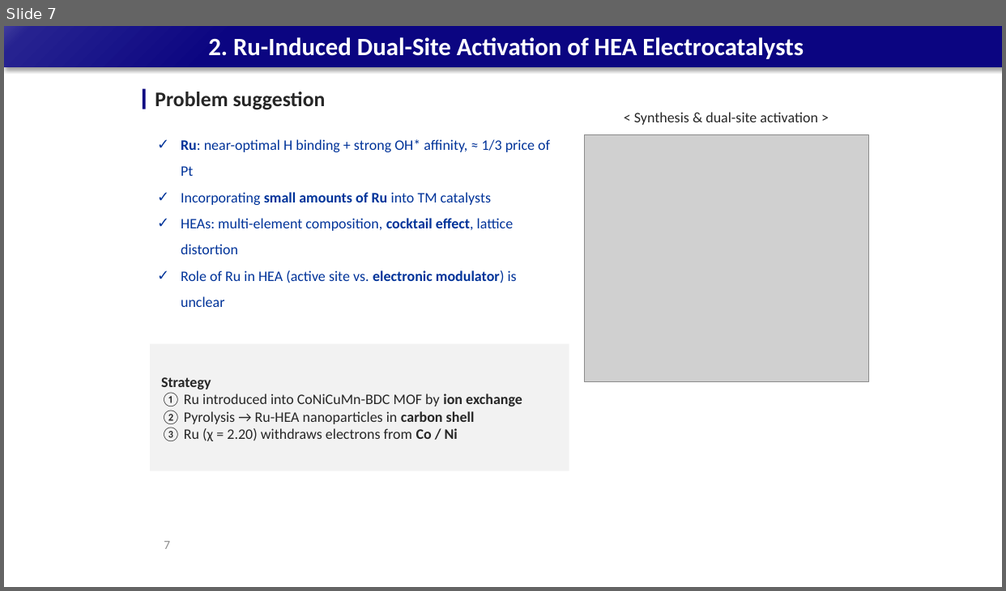
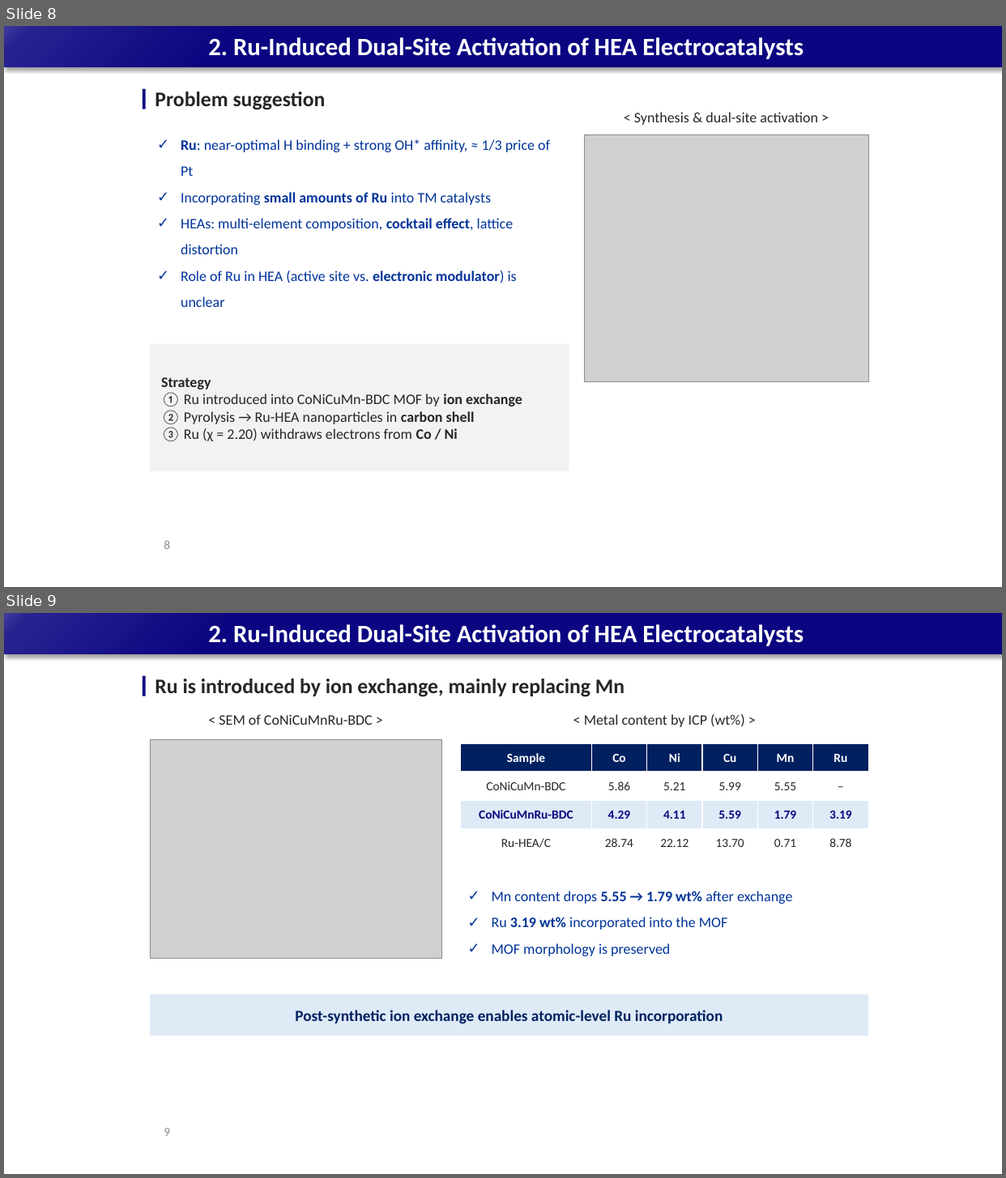
Before and after one commit to limsj0204/letter, a slide deck: 학위논문_디펜스_발표자료.pptx. Shown one above the other, each under a label of ours: slide 7 before the commit, slides 8 and 9 after it. The pictures are 1006x591 and 1006x1178 pixels, drawn with LibreOffice and Linux fonts; fonts in the diff are those of the drawing; grey boxes stand for pictures. Boxes give left, top, right and bottom in pixels: in the first picture for what was removed or moved away, otherwise in the second. Text is boxed around its words. In the diff, an @@ line names an element or a change of style, - is before the commit and + after.

```diff
--- a/학위논문_디펜스_발표자료.pptx
+++ b/학위논문_디펜스_발표자료.pptx
@@ slide 9 added at [4, 613, 1002, 1174], background #FFFFFF; not listed: 1 template element that a slide beside it also shows @@
@@ title added at [208, 624, 803, 646], 24 pt, text #FFFFFF, bold @@
+2. Ru-Induced Dual-Site Activation of HEA Electrocatalysts
@@ rectangle added at [143, 676, 146, 696], fill #0B0581 @@
@@ text added at [155, 679, 624, 697], 20 pt, text #262626, bold @@
+Ru is introduced by ion exchange, mainly replacing Mn
@@ text added at [219, 714, 373, 725], 14 pt, text #262626 @@
+< SEM of CoNiCuMnRu-BDC >
@@ text added at [584, 714, 745, 727], 14 pt, text #262626 @@
+< Metal content by ICP (wt%) >
@@ picture added at [150, 739, 442, 958] @@
@@ table added at [461, 744, 868, 858], 4 rows, 6 columns @@
+Sample | Co | Ni | Cu | Mn | Ru
+CoNiCuMn-BDC | 5.86 | 5.21 | 5.99 | 5.55 | –
+CoNiCuMnRu-BDC | 4.29 | 4.11 | 5.59 | 1.79 | 3.19
+Ru-HEA/C | 28.74 | 22.12 | 13.70 | 0.71 | 8.78
@@ text added at [492, 891, 792, 956], 14 pt, text #003399 @@
+✓ Mn content drops 5.55 → 1.79 wt% after exchange
+✓ Ru 3.19 wt% incorporated into the MOF
+✓ MOF morphology is preserved
@@ rectangle added at [150, 995, 868, 1036], fill #DEEBF7, 15 pt, text #002060, bold @@
+Post-synthetic ion exchange enables atomic-level Ru incorporation
@@ page number added at [164, 1128, 170, 1136], 12 pt, text #8C8C8C @@
+9
@@ what was slide 7 is now slide 8 @@
@@ page number at [164, 540, 170, 549]: text changed @@
-7
+8
```
Also in this commit, not shown: 9 slides changed, 13 other slides added, 2 slides removed.
